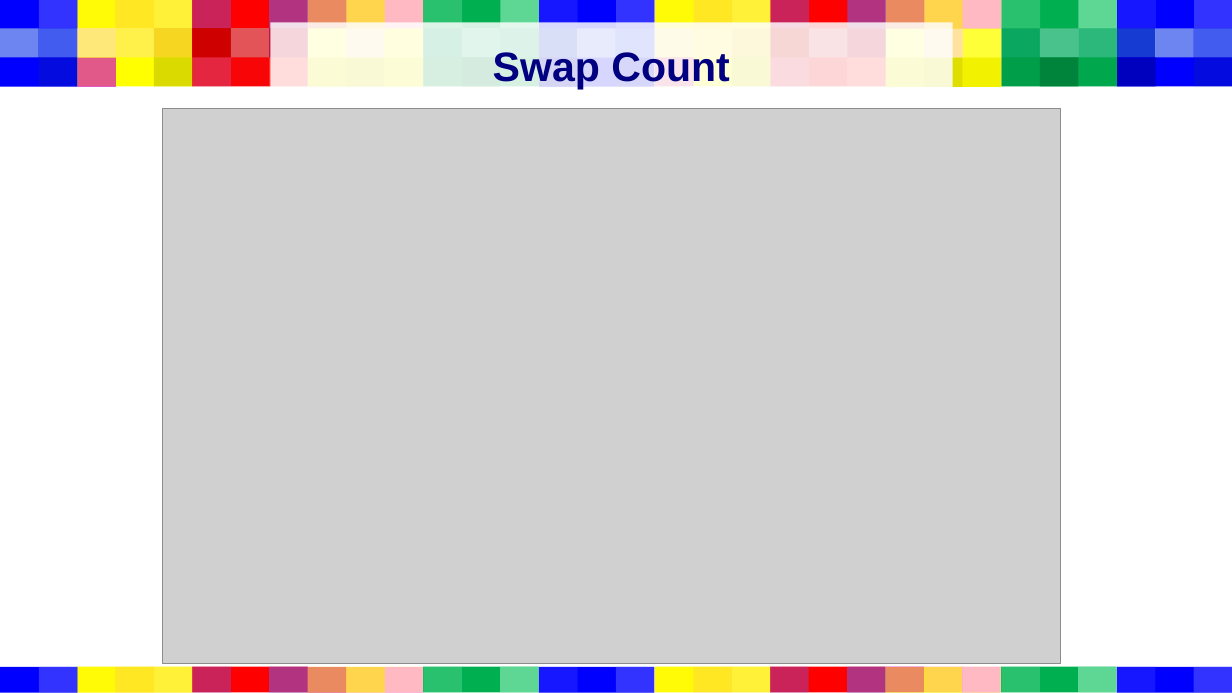
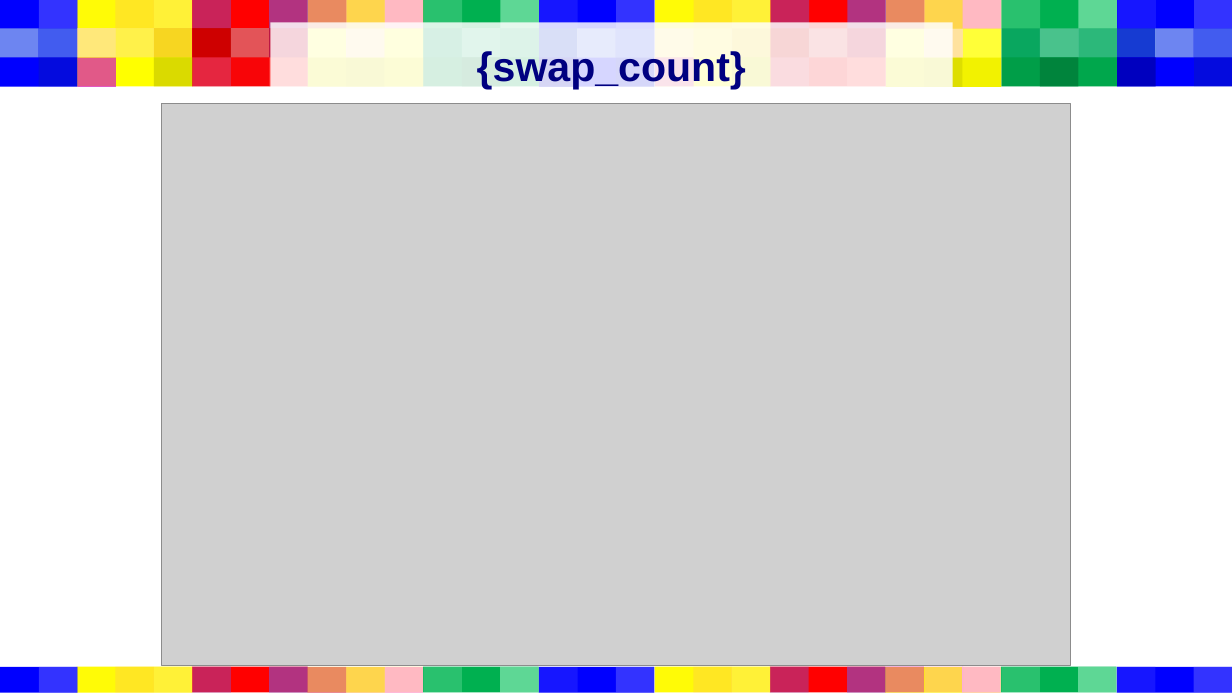
Before and after one commit to tgoodell/Computer-Programming-II, a slide deck: slide 7 of A01/presentation.pptx (slide 6 before the commit). Drawn at 1232x693 pixels with LibreOffice and Linux fonts; fonts in the diff are those of the drawing; grey boxes stand for pictures. Boxes give left, top, right and bottom in pixels: in the first picture for what was removed or moved away, otherwise in the second. Text is boxed around its words. In the diff, an @@ line names an element or a change of style, - is before the commit and + after.

```diff
--- a/A01/presentation.pptx
+++ b/A01/presentation.pptx
@@ title at (x1=477, y1=49, x2=746, y2=90): text changed @@
-Swap Count
+{swap_count}
@@ picture resized from (x1=163, y1=109, x2=1061, y2=664) to (x1=162, y1=104, x2=1071, y2=665) @@
```
Also in this commit, not shown: 9 other slides changed, 2 slides added, 19 other files.
